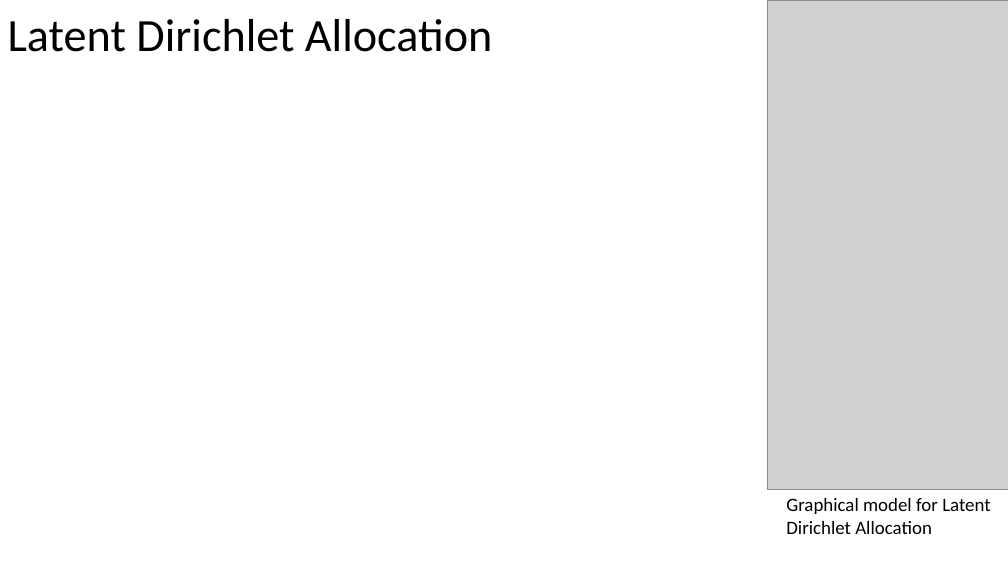
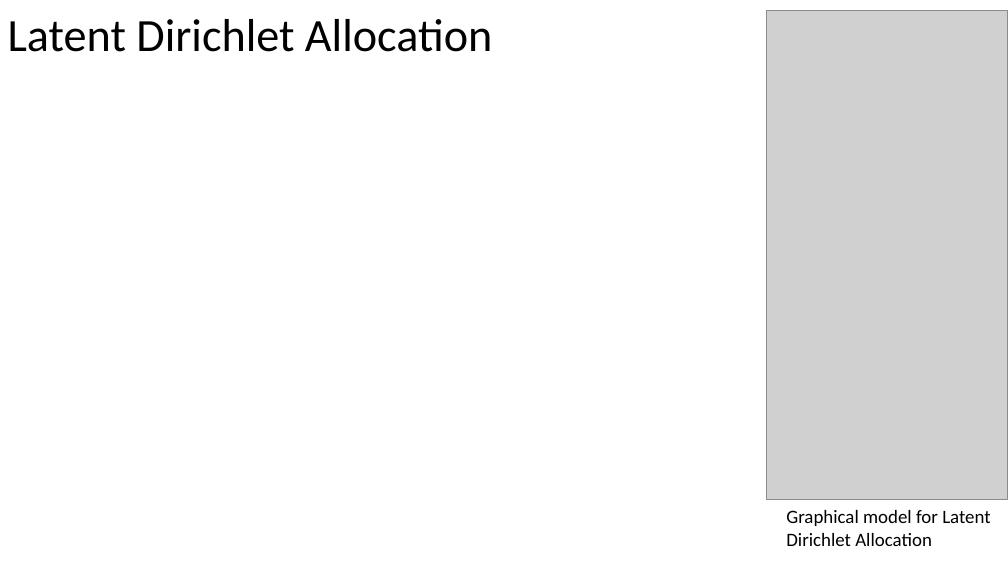
Before and after one commit to russellu/cs405, a slide deck: slide 8 of Lecture_32.pptx (slide 7 before the commit). Drawn at 1008x567 pixels with LibreOffice and Linux fonts; fonts in the diff are those of the drawing; grey boxes stand for pictures. Boxes give left, top, right and bottom in pixels: in the first picture for what was removed or moved away, otherwise in the second. Text is boxed around its words. In the diff, an @@ line names an element or a change of style, - is before the commit and + after.

```diff
--- a/Lecture_32.pptx
+++ b/Lecture_32.pptx
@@ picture: place and size @@
-picture at (768, 0, 1008, 489)
+picture at (767, 10, 1007, 499)
@@ text "Graphical model for Latent Dirichlet ...": place and size @@
-text "Graphical model for Latent Dirichlet ..." at (786, 498, 990, 534)
+text "Graphical model for Latent Dirichlet ..." at (786, 510, 990, 546)
```
Also in this commit, not shown: 2 other slides changed, 9 slides added, 10 slides removed, 1 other file.
